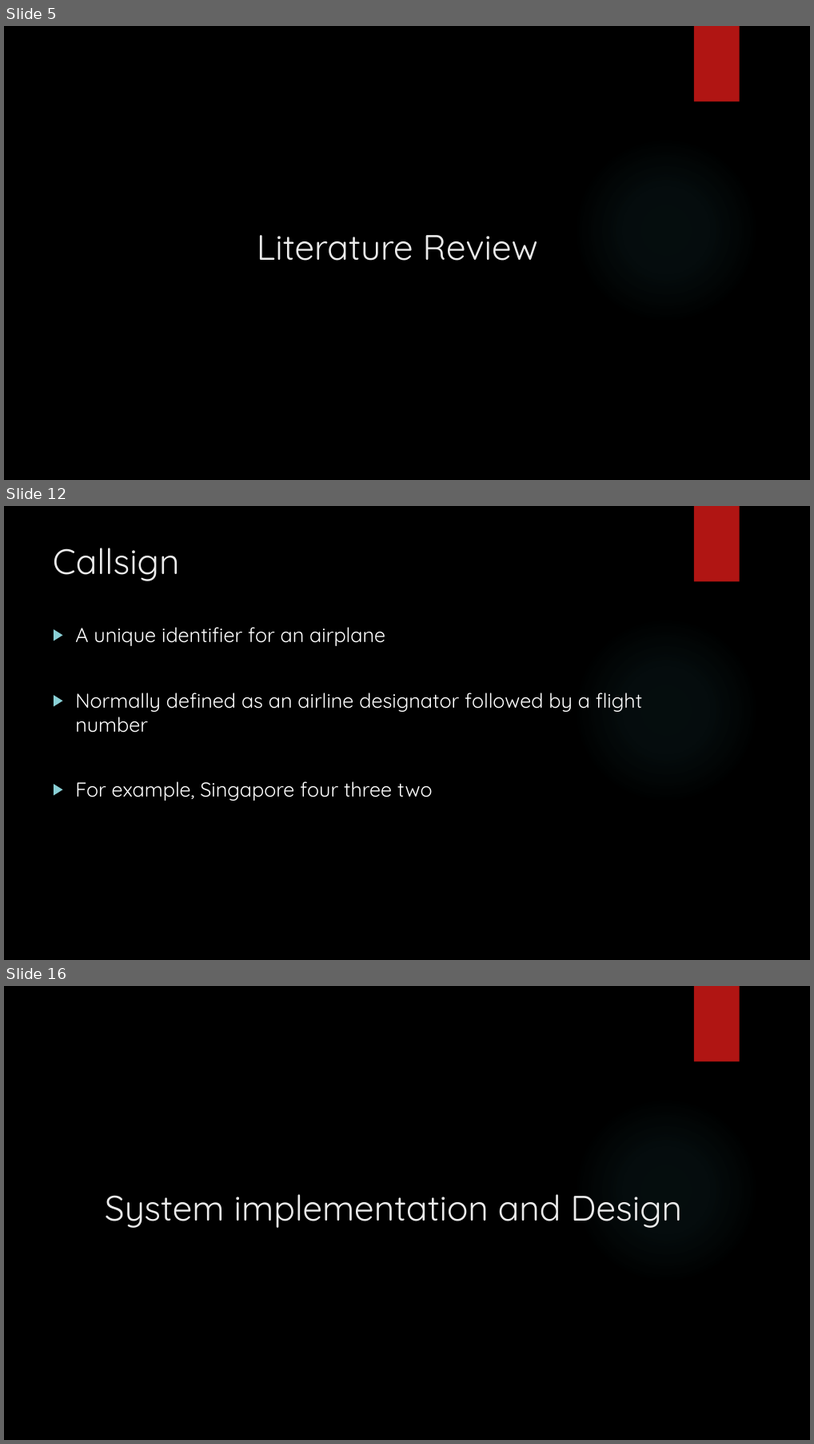
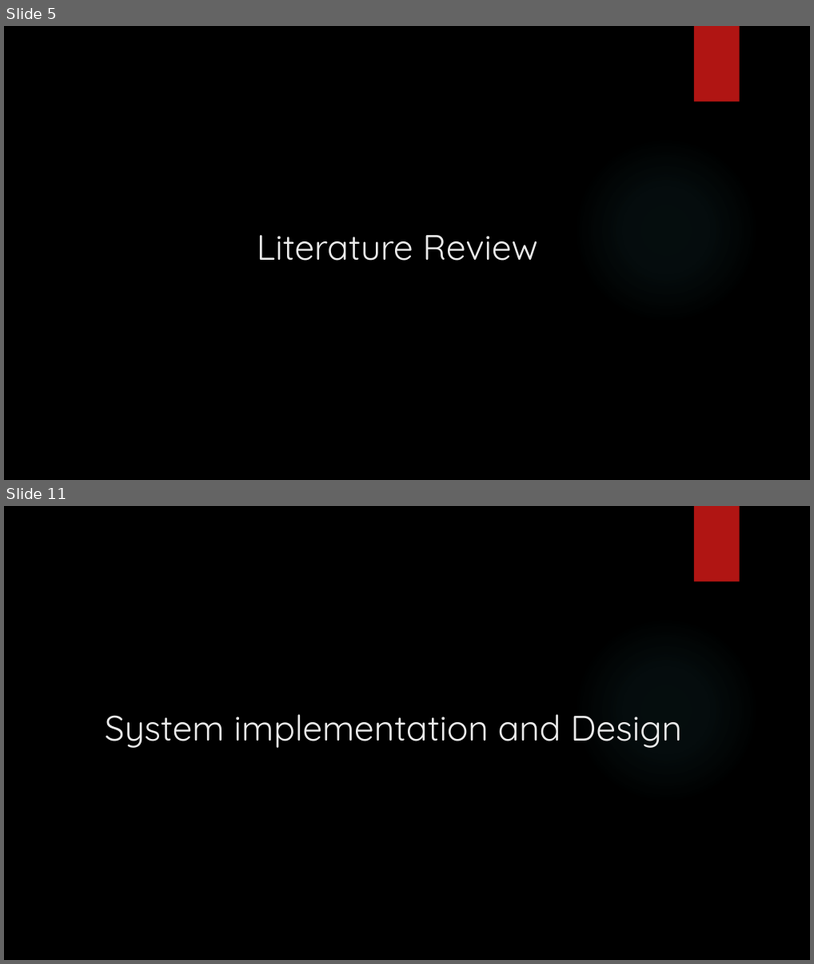
Before and after one commit to andyngchinkuan/atc-fyp, a slide deck: misc/reading-materials/Keyword and Named Entity Recognition on Air Traffic.pptx. Shown one above the other, each under a label of ours: slides 5, 12 and 16 before the commit, slides 5 and 11 after it; the slides between them are not shown. The pictures are 814x1444 and 814x964 pixels, drawn with LibreOffice and Linux fonts; fonts in the diff are those of the drawing; background and template pictures are left out. Boxes give left, top, right and bottom in pixels: in the first picture for what was removed or moved away, otherwise in the second. Text is boxed around its words. In the diff, an @@ line names an element or a change of style, - is before the commit and + after.

```diff
--- a/misc/reading-materials/Keyword and Named Entity Recognition on Air Traffic.pptx
+++ b/misc/reading-materials/Keyword and Named Entity Recognition on Air Traffic.pptx
@@ slide 12 removed at [4,506,810,960], background picture (left out); not listed: 2 template elements that a slide beside it also shows @@
@@ title removed at [53,548,180,581] @@
-Callsign
@@ text removed at [75,627,643,800] @@
-▶ A unique identifier for an airplane
-▶ Normally defined as an airline designator followed by a flight number
-▶ For example, Singapore four three two
@@ what was slide 16 is now slide 11 @@
```
Also in this commit, not shown: 6 slides changed, 4 other slides removed.
